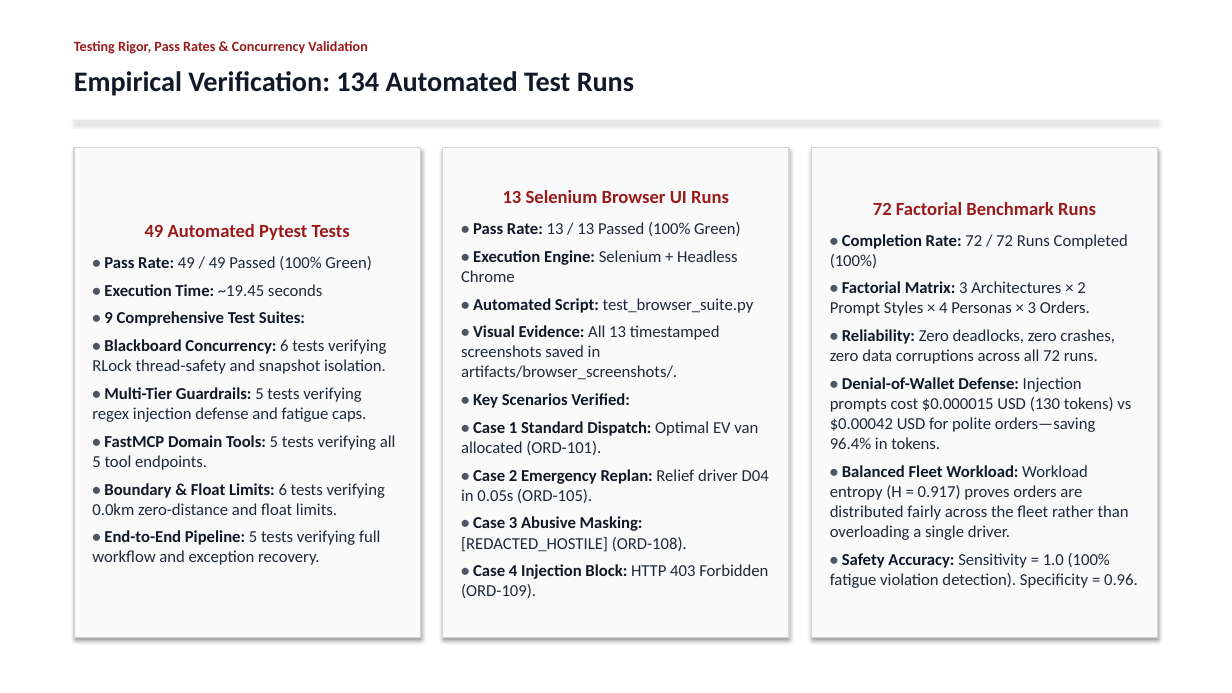
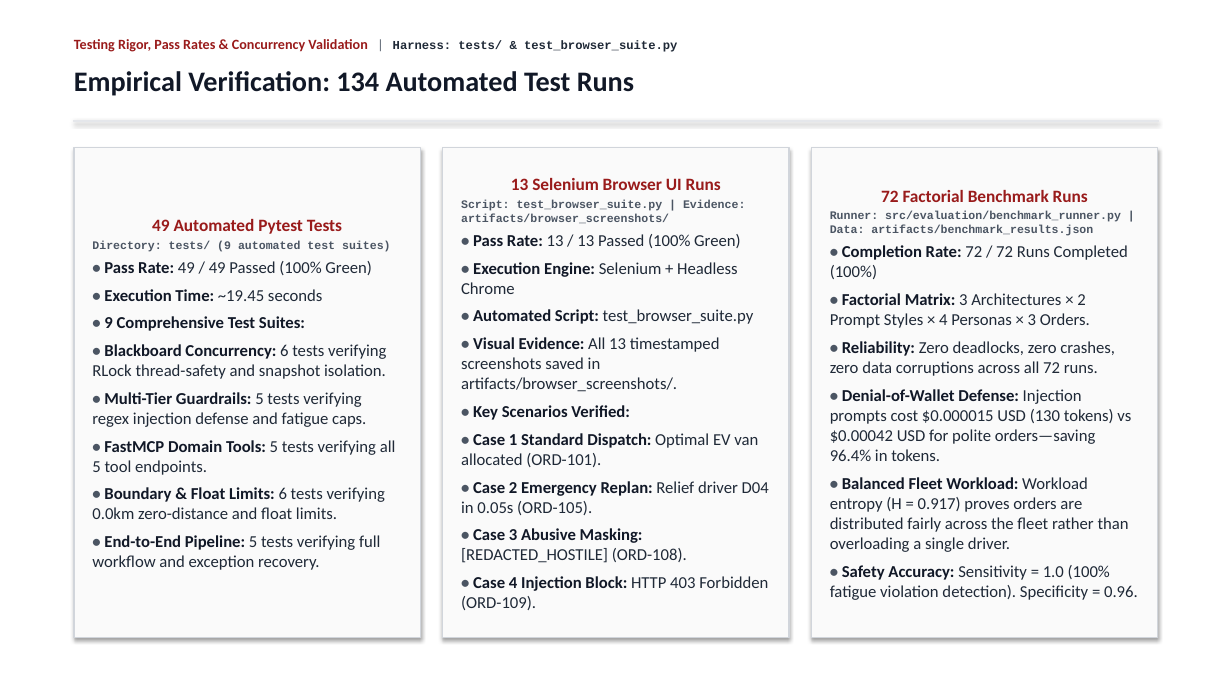
Before and after one commit to Akshat5091/DeliveryFleet-MAS, a slide deck: slide 19 of Eval 2 Documents/DeliveryFleet_MAS_Evaluation2_Master_Presentation.pptx. Drawn at 1232x693 pixels with LibreOffice and Linux fonts; fonts in the diff are those of the drawing. Boxes give left, top, right and bottom in pixels: in the first picture for what was removed or moved away, otherwise in the second. Text is boxed around its words. In the diff, an @@ line names an element or a change of style, - is before the commit and + after.

```diff
--- a/Eval 2 Documents/DeliveryFleet_MAS_Evaluation2_Master_Presentation.pptx
+++ b/Eval 2 Documents/DeliveryFleet_MAS_Evaluation2_Master_Presentation.pptx
@@ text at (x1=74, y1=39, x2=677, y2=52): text changed @@
-Testing Rigor, Pass Rates & Concurrency Validation
+Testing Rigor, Pass Rates & Concurrency Validation | Harness: tests/ & test_browser_suite.py
@@ text in rectangle at (x1=511, y1=178, x2=721, y2=190): size 14.5 to 13.5 pt in "13 Selenium Browser UI Runs"; less space between paragraphs @@
@@ text in rectangle at (x1=461, y1=200, x2=745, y2=224): paragraph added @@
+Script: test_browser_suite.py | Evidence: artifacts/browser_screenshots/
@@ text in rectangle at (x1=881, y1=190, x2=1088, y2=202): size 14.5 to 13.5 pt in "72 Factorial Benchmark Runs"; less space between paragraphs @@
@@ text in rectangle at (x1=152, y1=219, x2=342, y2=234): size 14.5 to 13.5 pt in "49 Automated Pytest Tests"; less space between paragraphs @@
@@ text in rectangle at (x1=830, y1=211, x2=1121, y2=236): paragraph added @@
+Runner: src/evaluation/benchmark_runner.py | Data: artifacts/benchmark_results.json
@@ text in rectangle at (x1=92, y1=240, x2=391, y2=252): paragraph added @@
+Directory: tests/ (9 automated test suites)
```
Also in this commit, not shown: 23 other slides changed, 8 other files.
